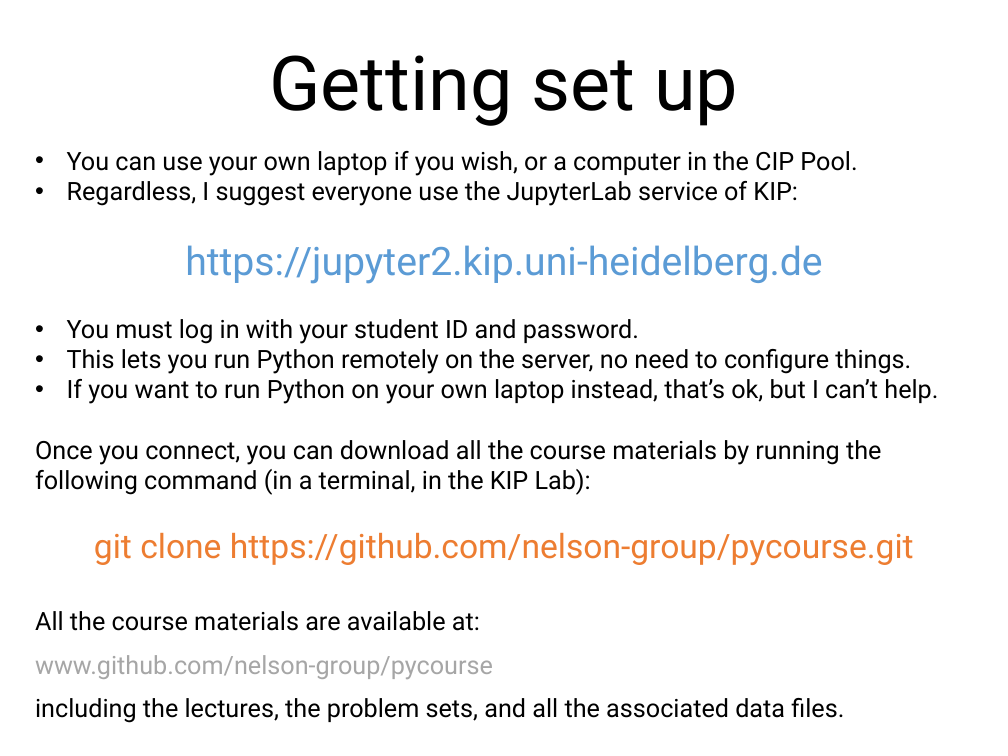
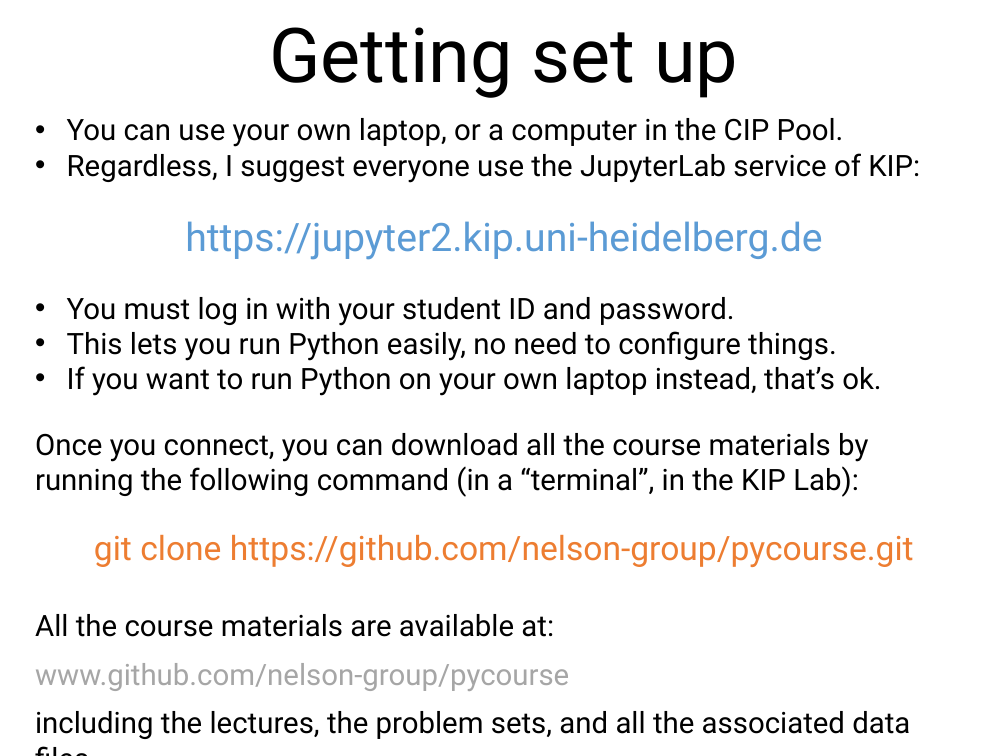
Before and after one commit to nelson-group/pycourse, a slide deck: slide 9 of intro.pptx (slide 10 before the commit). Drawn at 1008x756 pixels with LibreOffice and Linux fonts; fonts in the diff are those of the drawing. Boxes give left, top, right and bottom in pixels: in the first picture for what was removed or moved away, otherwise in the second. Text is boxed around its words. In the diff, an @@ line names an element or a change of style, - is before the commit and + after.

```diff
--- a/intro.pptx
+++ b/intro.pptx
@@ title "Getting set up": place and size @@
-title "Getting set up" at <box>269,55,738,126</box>
+title "Getting set up" at <box>269,27,738,98</box>
@@ text "You can use your own ...": place and size @@
-text "You can use your own ..." at <box>35,151,938,723</box>
+text "You can use your own ..." at <box>35,118,920,739</box>
@@ text at <box>67,118,844,147</box>: text changed; size 18 to 21 pt @@
-• You can use your own laptop if you wish, or a computer in the CIP Pool.
+• You can use your own laptop, or a computer in the CIP Pool.
@@ text at <box>35,153,920,739</box>: size 18 to 21 pt in "Regardless, I suggest everyone use the JupyterLab ...", "You must log in with your student ...", "All the course materials are available at:", "www.github.com/nelson-group/pycourse" and 1 more places @@
@@ text at <box>35,331,881,497</box>: text changed; size 18 to 21 pt @@
-• This lets you run Python remotely on the server, no need to configure things.
-• If you want to run Python on your own laptop instead, that’s ok, but I can’t help.
-Once you connect, you can download all the course materials by running the following command (in a terminal, in the KIP Lab):
+• This lets you run Python easily, no need to configure things.
+• If you want to run Python on your own laptop instead, that’s ok.
+Once you connect, you can download all the course materials by running the following command (in a “terminal”, in the KIP Lab):
```
Also in this commit, not shown: 5 other slides changed, 1 slide removed.
